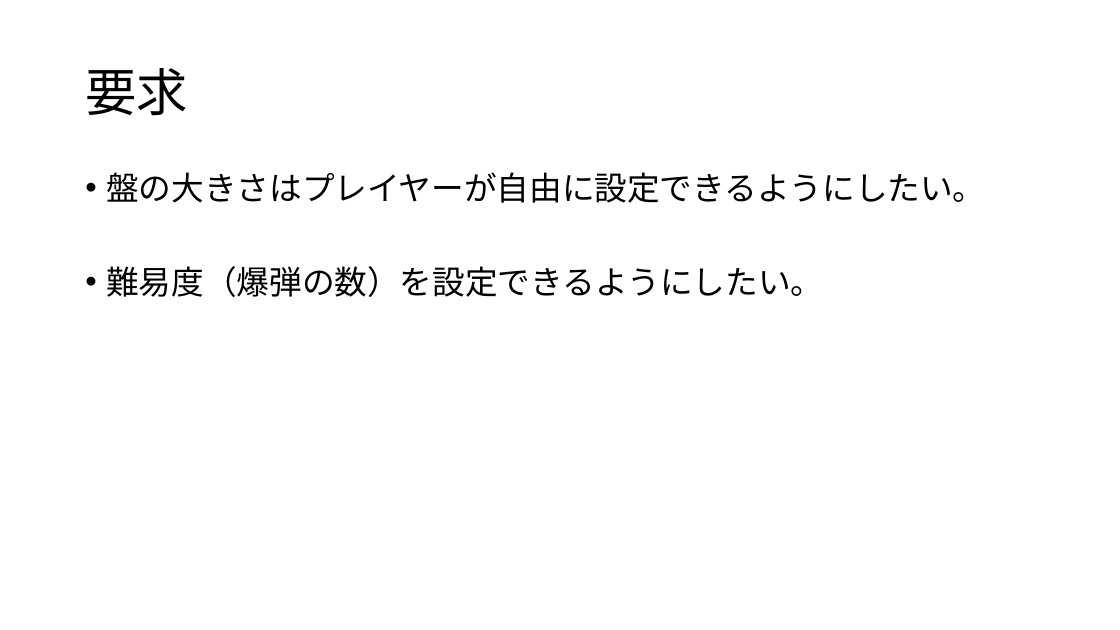
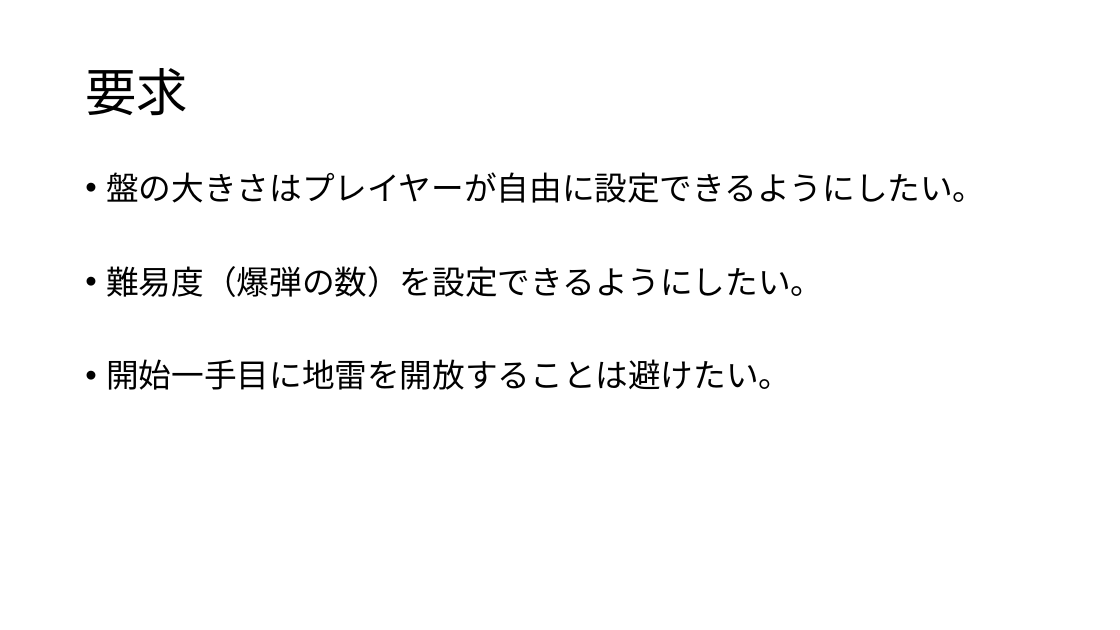
Before and after one commit to Yuma-Hamasaki/zero1_newProject, a slide deck: slide 7 of 01_requirements/マインスイーパー要求書.pptx. Drawn at 1120x630 pixels with LibreOffice and Linux fonts; fonts in the diff are those of the drawing. Boxes give left, top, right and bottom in pixels: in the first picture for what was removed or moved away, otherwise in the second. Text is boxed around its words. In the diff, an @@ line names an element or a change of style, - is before the commit and + after.

Commit message:
一手目に地雷開放は避けたい。という要求をPWに追加した

```diff
--- a/01_requirements/マインスイーパー要求書.pptx
+++ b/01_requirements/マインスイーパー要求書.pptx
@@ text at (106,359,791,390): paragraph added @@
+• 開始一手目に地雷を開放することは避けたい。
```
